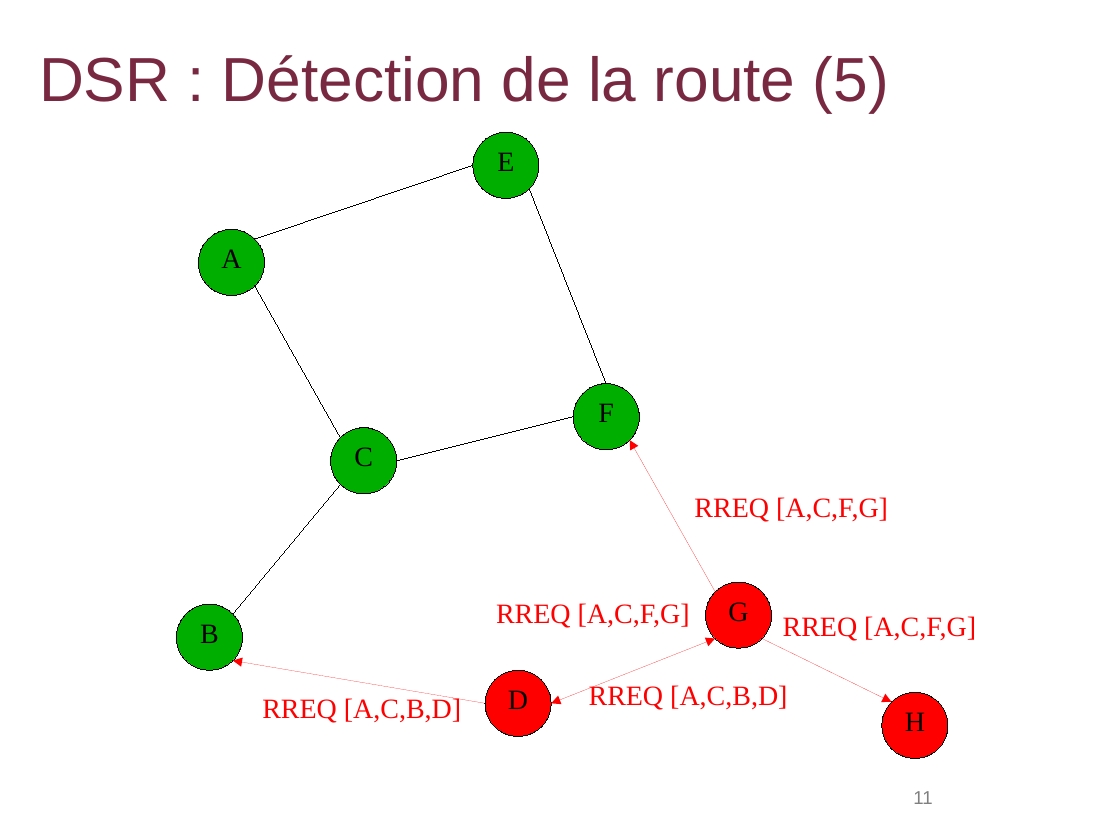
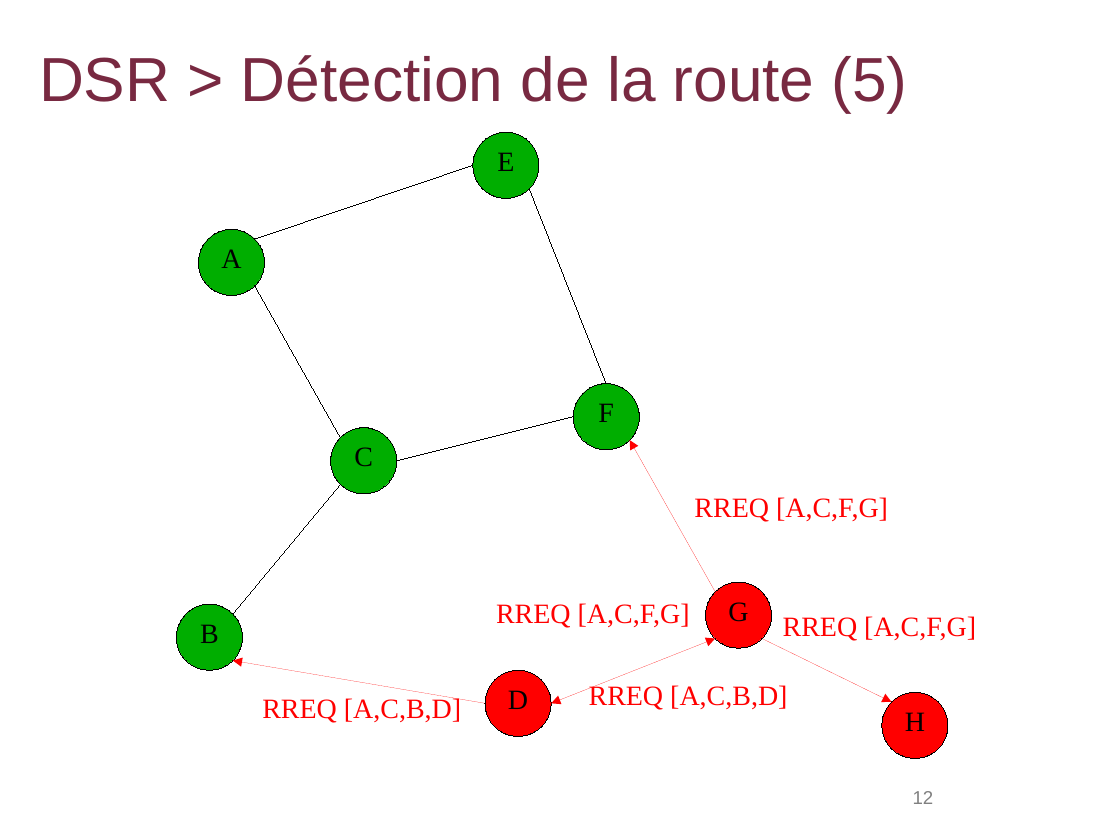
Before and after one commit to lbarbisan/adhoc, a slide deck: slide 12 of work/les_routages_adhoc.odp (slide 11 before the commit). Drawn at 1120x840 pixels with LibreOffice and Linux fonts; fonts in the diff are those of the drawing; background and template pictures are left out. Boxes give left, top, right and bottom in pixels: in the first picture for what was removed or moved away, otherwise in the second. Text is boxed around its words. In the diff, an @@ line names an element or a change of style, - is before the commit and + after.

```diff
--- a/work/les_routages_adhoc.odp
+++ b/work/les_routages_adhoc.odp
@@ title at (39,55,908,113): text changed @@
-DSR : Détection de la route (5)
+DSR > Détection de la route (5)
@@ page number at (913,791,934,804): text changed @@
-11
+12
```
Also in this commit, not shown: 11 other slides changed, 6 slides added, 5 slides removed, 1 other file.
